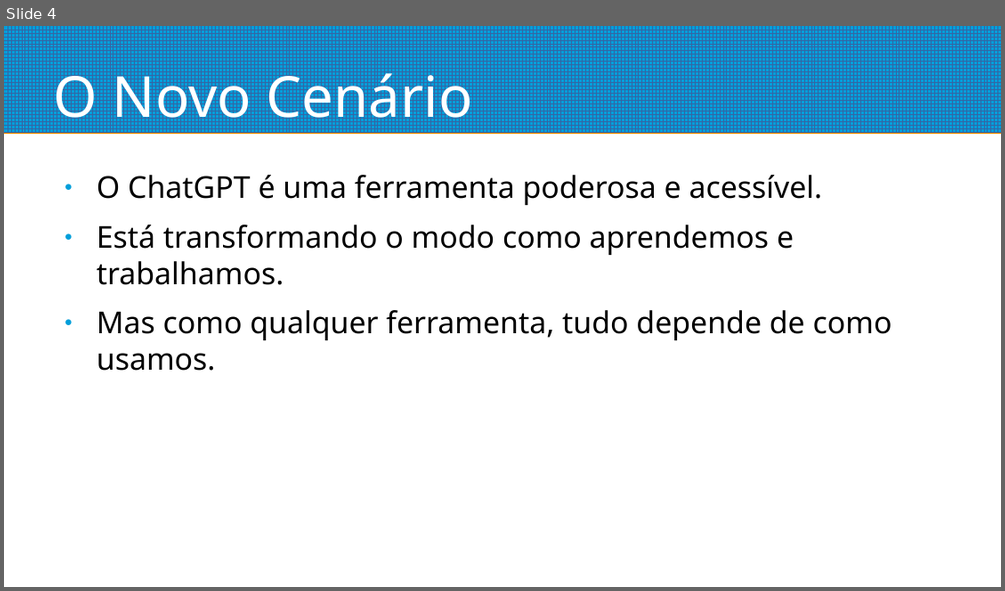
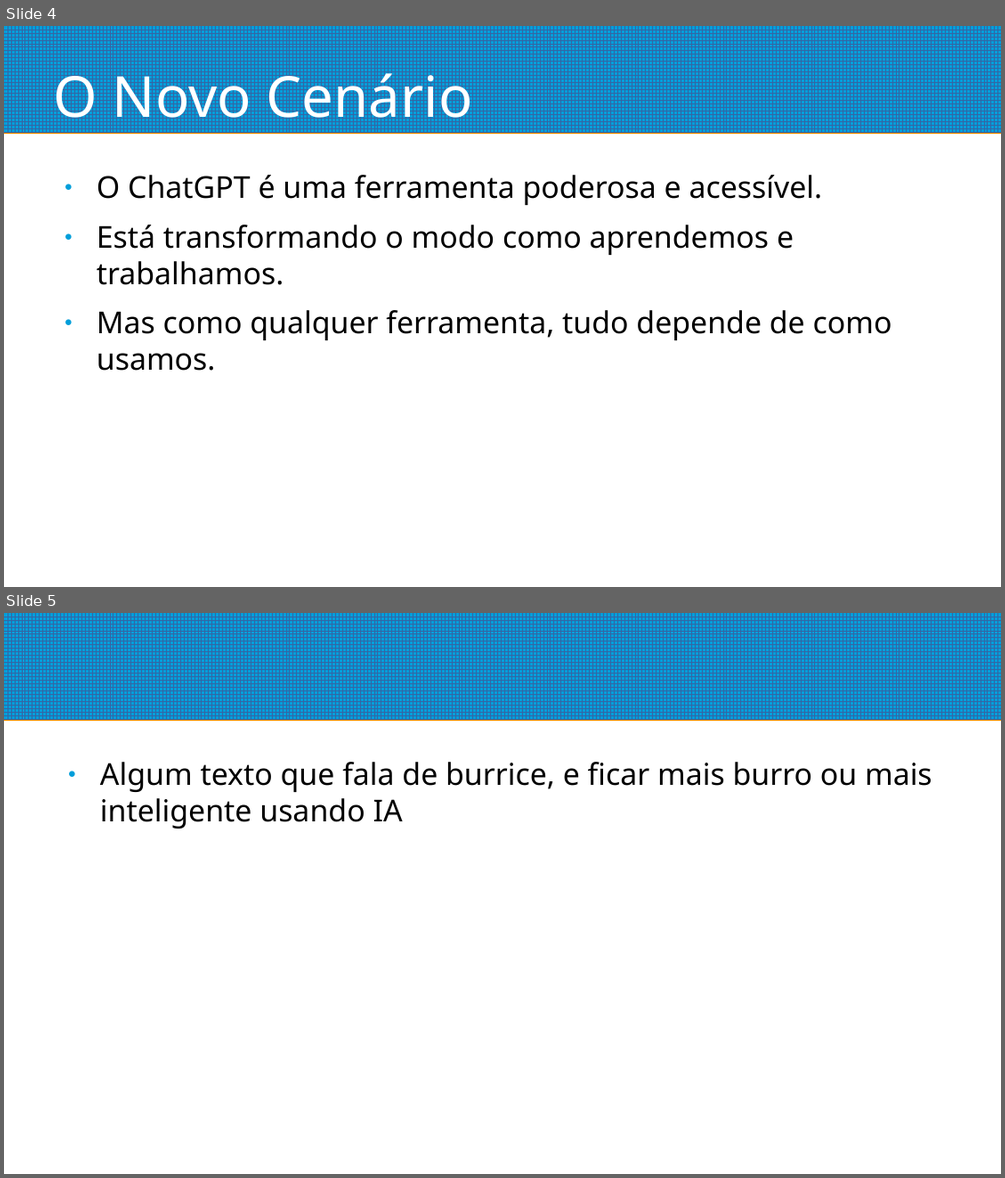
Before and after one commit to pedrosiqueira/ifmsjs, a slide deck: sveltekit-avançado/LLMs.odp. Shown one above the other, each under a label of ours: slide 4 before the commit, slides 4 and 5 after it. The pictures are 1005x591 and 1005x1178 pixels, drawn with LibreOffice and Linux fonts; fonts in the diff are those of the drawing. Boxes give left, top, right and bottom in pixels: in the first picture for what was removed or moved away, otherwise in the second. Text is boxed around its words. In the diff, an @@ line names an element or a change of style, - is before the commit and + after.

Commit message:
pc

```diff
--- a/sveltekit-avançado/LLMs.odp
+++ b/sveltekit-avançado/LLMs.odp
@@ slide 5 added at (4,613,1001,1174), background #FFFFFF; not listed: 1 template element that a slide beside it also shows @@
@@ text added at (100,762,932,828), 24 pt, text #000000 @@
+● Algum texto que fala de burrice, e ficar mais burro ou mais inteligente usando IA
```
Also in this commit, not shown: 1 slide removed.
